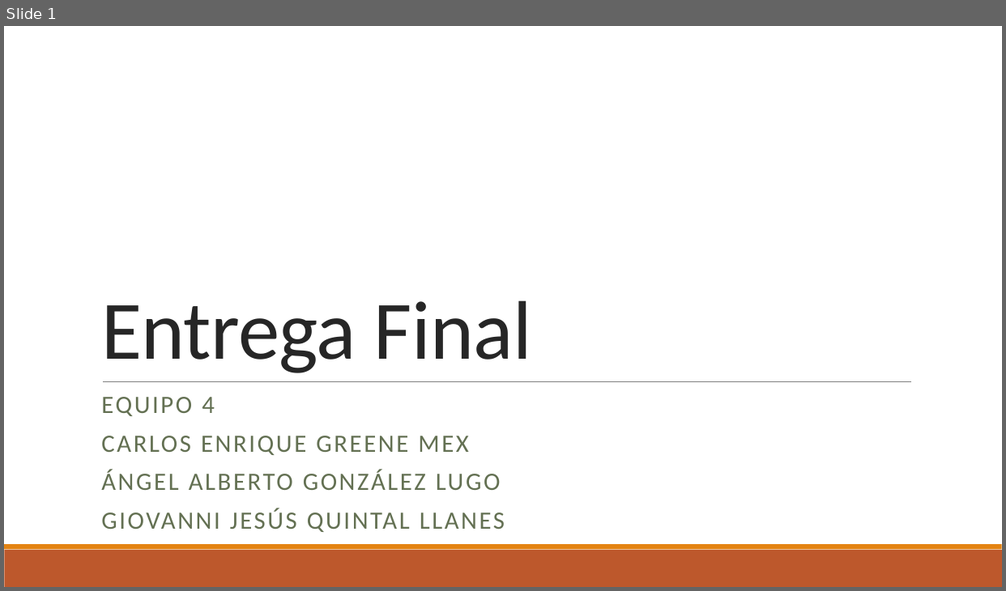
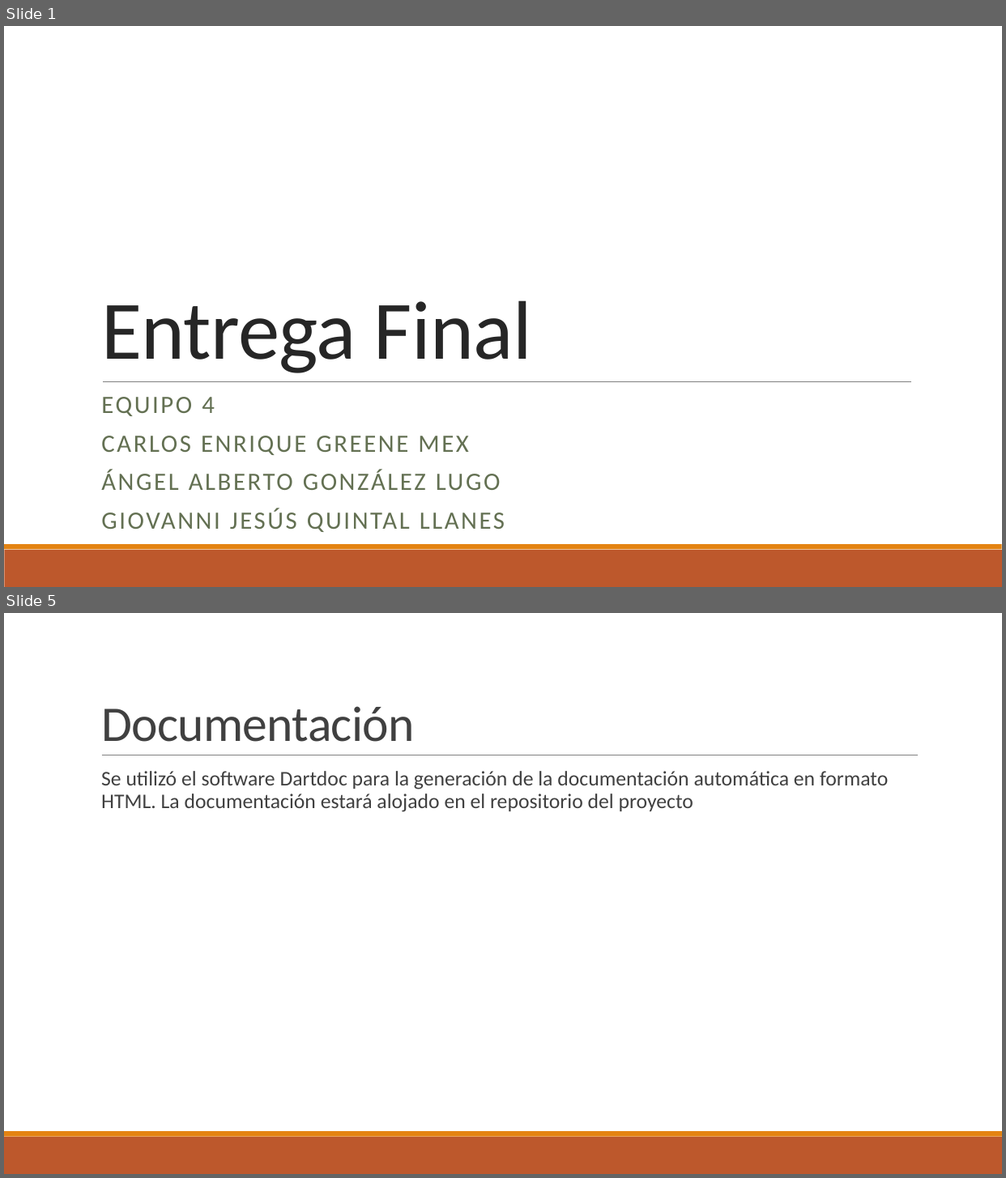
Before and after one commit to CarlosGreene/ProyectoEquipo4, a slide deck: Entrega final.pptx. Shown one above the other, each under a label of ours: slide 1 before the commit, slides 1 and 5 after it; the slides between them are not shown. The pictures are 1006x591 and 1006x1178 pixels, drawn with LibreOffice and Linux fonts; fonts in the diff are those of the drawing. Boxes give left, top, right and bottom in pixels: in the first picture for what was removed or moved away, otherwise in the second. Text is boxed around its words. In the diff, an @@ line names an element or a change of style, - is before the commit and + after.

```diff
--- a/Entrega final.pptx
+++ b/Entrega final.pptx
@@ slide 5 added at (4,613,1002,1174), background #FFFFFF; not listed: 2 template elements that a slide beside it also shows @@
@@ title added at (101,706,415,742), 48 pt, text #404040 @@
+Documentación
@@ line added from (102, 756) to (918, 756), #808080 0.5 pt @@
@@ text added at (101,771,888,812), 20 pt, text #404040 @@
+  Se utilizó el software Dartdoc para la generación de la documentación automática en formato HTML. La documentación estará alojado en el repositorio del proyecto
```
Also in this commit, not shown: 7 other slides added, 1 slide removed, 5 other files.
